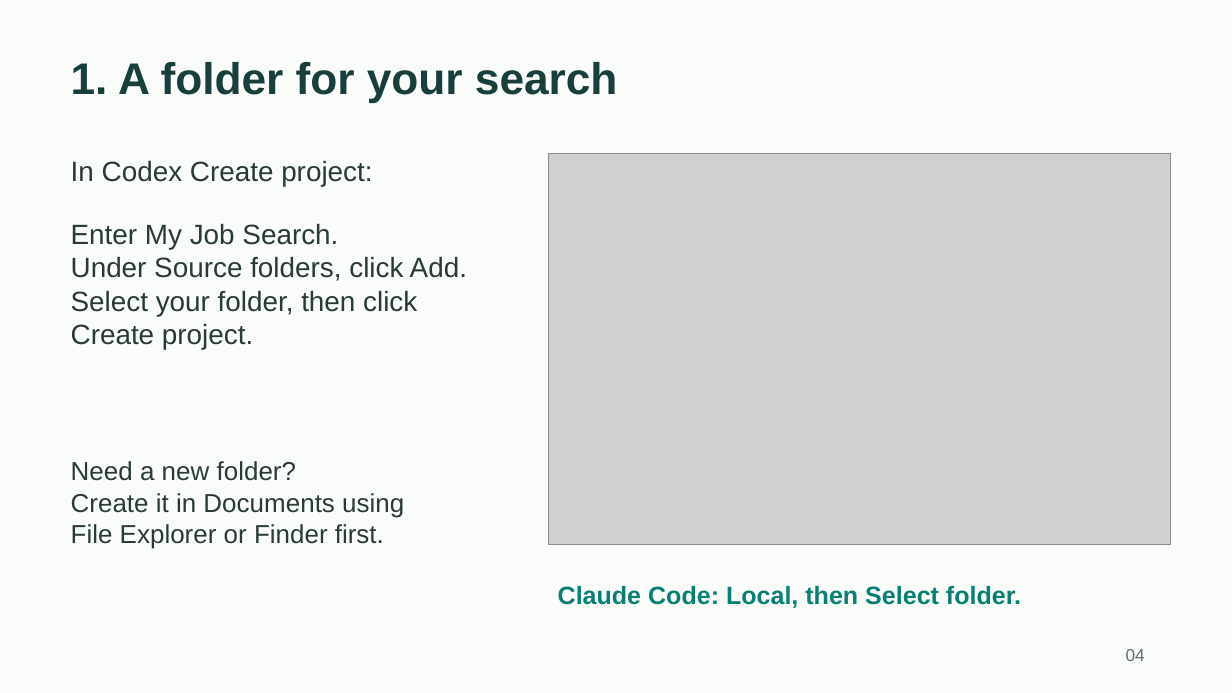
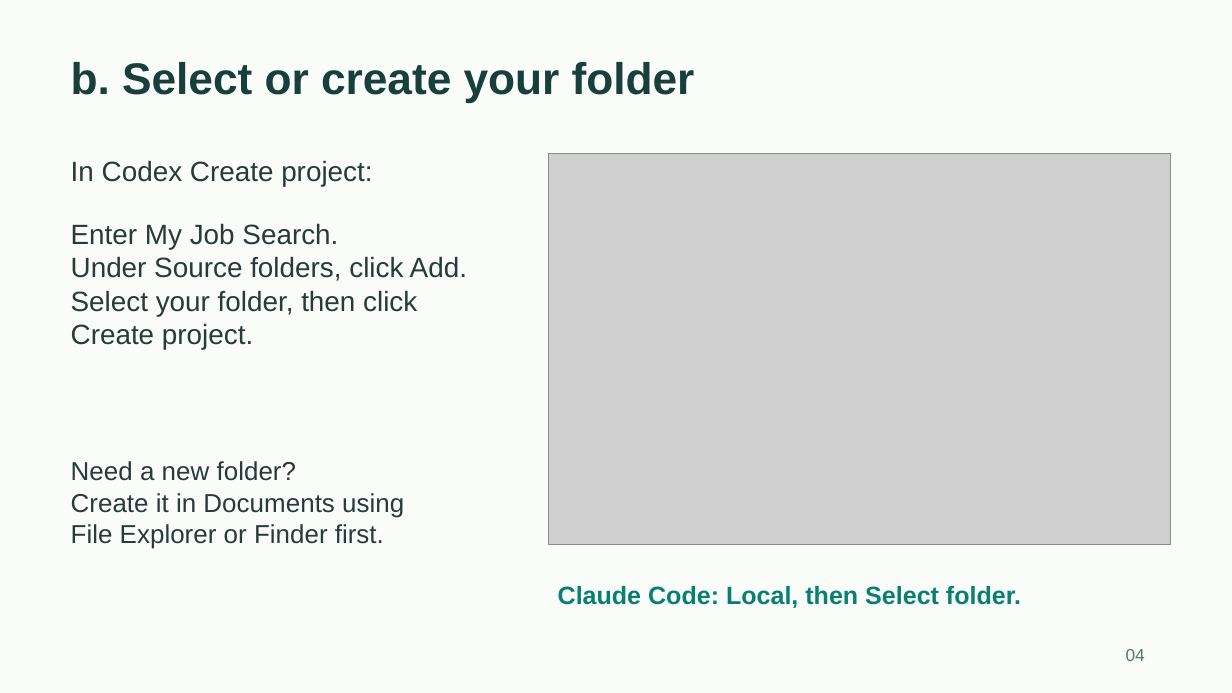
Before and after one commit to toughdave/job-search, a slide deck: slide 4 of docs/job-search-guide.pptx. Drawn at 1232x693 pixels with LibreOffice and Linux fonts; fonts in the diff are those of the drawing; grey boxes stand for pictures. Boxes give left, top, right and bottom in pixels: in the first picture for what was removed or moved away, otherwise in the second. Text is boxed around its words. In the diff, an @@ line names an element or a change of style, - is before the commit and + after.

```diff
--- a/docs/job-search-guide.pptx
+++ b/docs/job-search-guide.pptx
@@ text at [71,62,695,103]: text changed @@
-1. A folder for your search
+b. Select or create your folder
```
Also in this commit, not shown: 6 other slides changed, 1 slide added, 2 other files.
